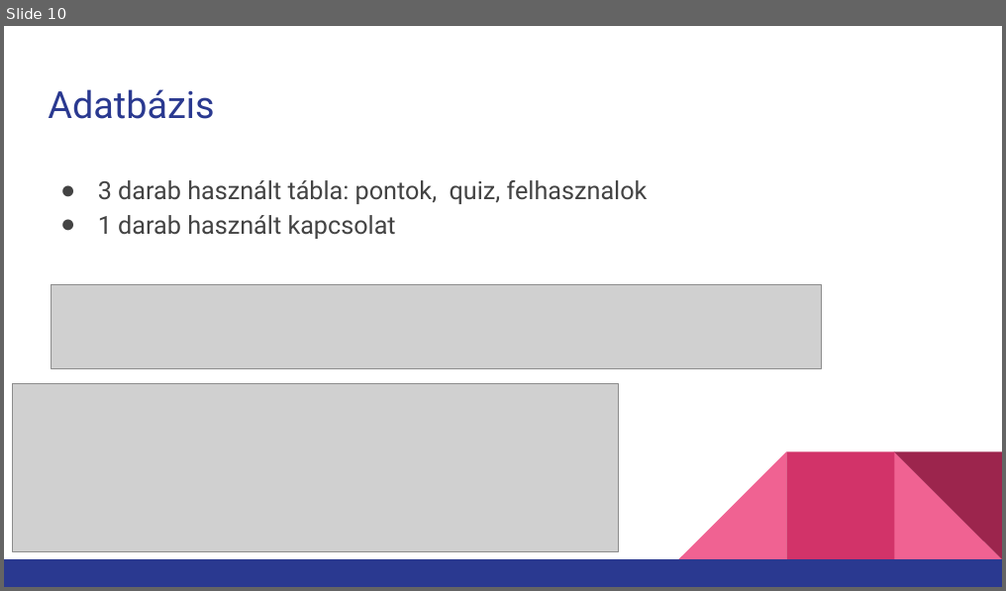
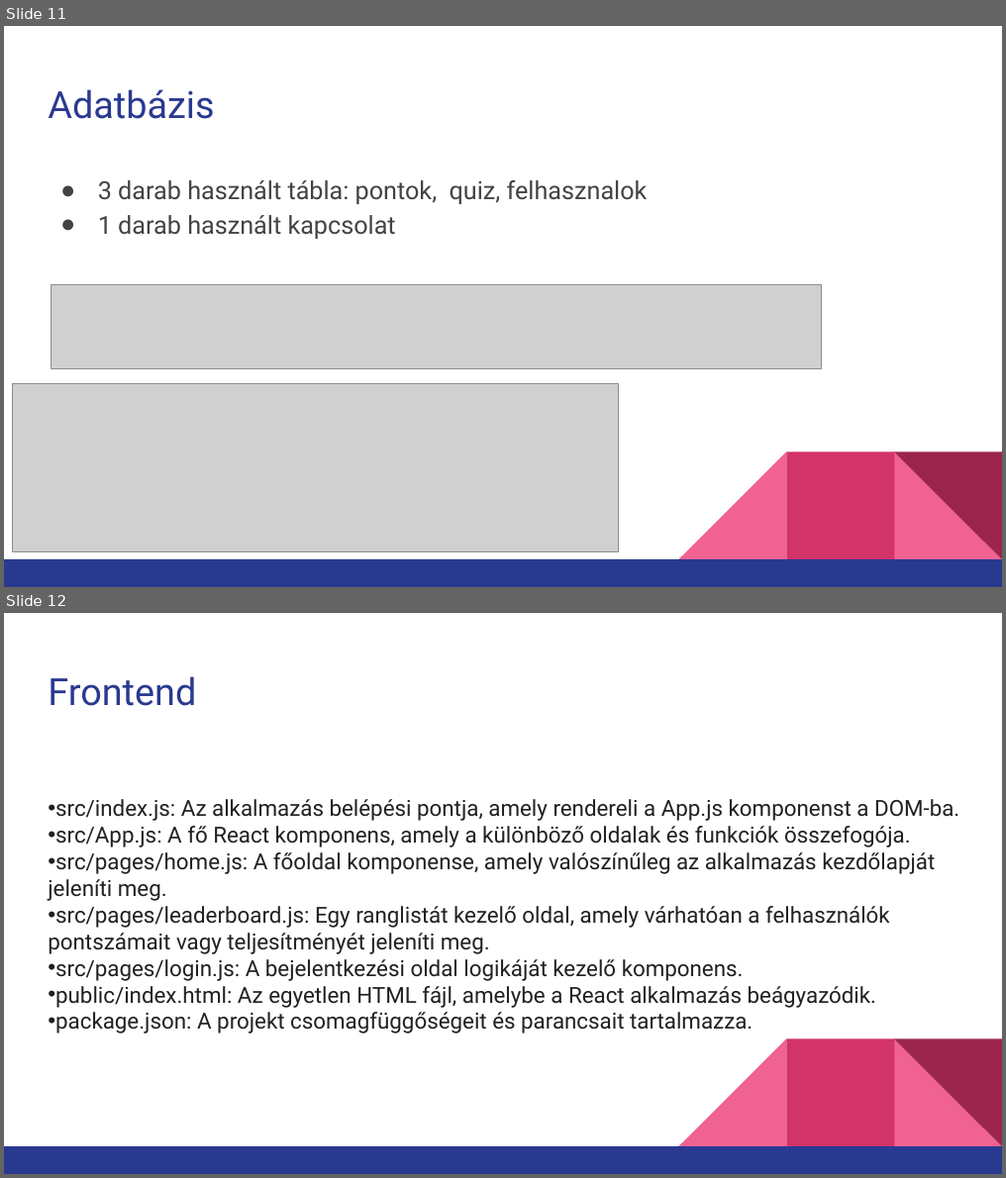
Before and after one commit to kocsisg1/cohoot, a slide deck: Cohoot.pptx. Shown one above the other, each under a label of ours: slide 10 before the commit, slides 11 and 12 after it. The pictures are 1006x591 and 1006x1178 pixels, drawn with LibreOffice and Linux fonts; fonts in the diff are those of the drawing; grey boxes stand for pictures. Boxes give left, top, right and bottom in pixels: in the first picture for what was removed or moved away, otherwise in the second. Text is boxed around its words. In the diff, an @@ line names an element or a change of style, - is before the commit and + after.

```diff
--- a/Cohoot.pptx
+++ b/Cohoot.pptx
@@ slide 12 added at [4,613,1002,1174], background #FFFFFF; not listed: 5 template elements that a slide beside it also shows @@
@@ title added at [48,676,196,706], 27 pt, text #2A3990 @@
+Frontend
@@ text added at [48,799,959,1034], 16 pt, text #222222 @@
+• src/index.js: Az alkalmazás belépési pontja, amely rendereli a App.js komponenst a DOM-ba.
+• src/App.js: A fő React komponens, amely a különböző oldalak és funkciók összefogója.
+• src/pages/home.js: A főoldal komponense, amely valószínűleg az alkalmazás kezdőlapját jeleníti meg.
+• src/pages/leaderboard.js: Egy ranglistát kezelő oldal, amely várhatóan a felhasználók pontszámait vagy teljesítményét jeleníti meg.
+• src/pages/login.js: A bejelentkezési oldal logikáját kezelő komponens.
+• public/index.html: Az egyetlen HTML fájl, amelybe a React alkalmazás beágyazódik.
+• package.json: A projekt csomagfüggőségeit és parancsait tartalmazza.
@@ what was slide 10 is now slide 11 @@
```
Also in this commit, not shown: 4 slides changed, 7 other slides added, 5 slides removed.
